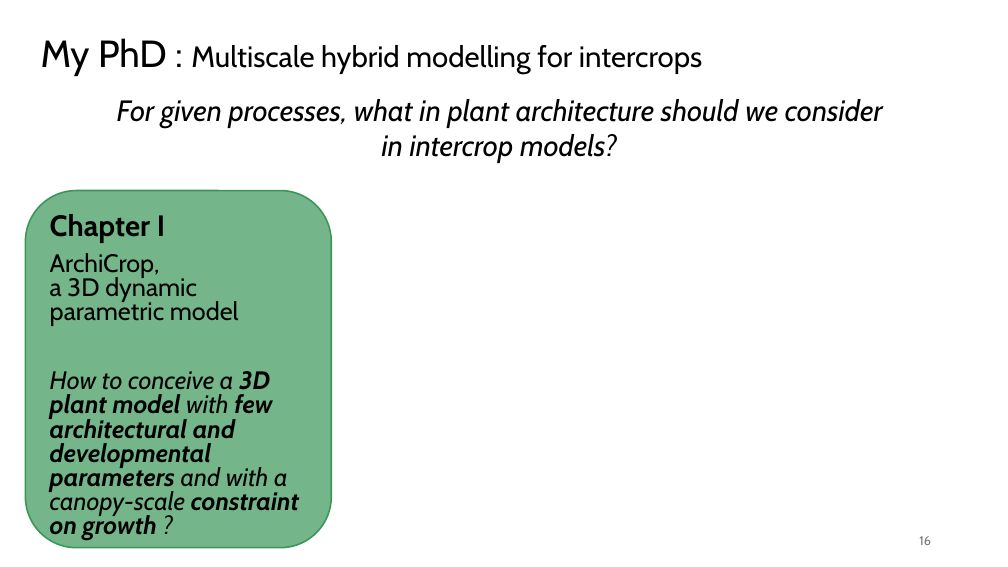
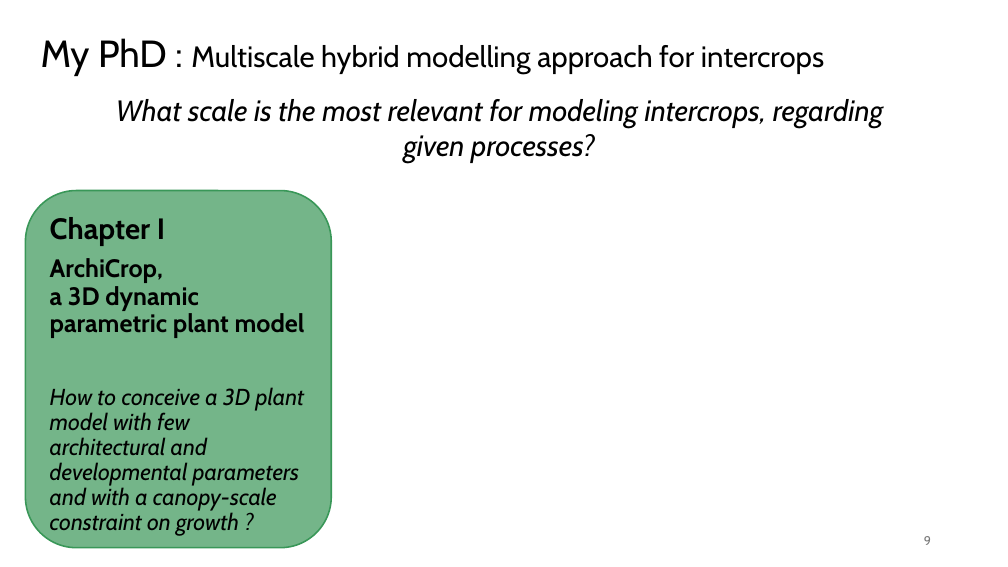
Before and after one commit to orianebro/PhD_Oriane, a slide deck: slide 9 of resources/ppt_reu_PhenoMEn_19_11_2024.pptx (slide 16 before the commit). Drawn at 1008x567 pixels with LibreOffice and Linux fonts; fonts in the diff are those of the drawing. Boxes give left, top, right and bottom in pixels: in the first picture for what was removed or moved away, otherwise in the second. Text is boxed around its words. In the diff, an @@ line names an element or a change of style, - is before the commit and + after.

```diff
--- a/resources/ppt_reu_PhenoMEn_19_11_2024.pptx
+++ b/resources/ppt_reu_PhenoMEn_19_11_2024.pptx
@@ title at <box>41,38,824,76</box>: text changed @@
-My PhD : Multiscale hybrid modelling for intercrops
+My PhD : Multiscale hybrid modelling approach for intercrops
@@ text at <box>116,99,884,163</box>: text changed @@
-For given processes, what in plant architecture should we consider in intercrop models?
+What scale is the most relevant for modeling intercrops, regarding given processes?
@@ text at <box>50,217,304,536</box>: size 24 to 22 pt in "How to conceive a 3D plant model ..."; bold off in "3D plant model few architectural and developmental ..."; line spacing 0.8 to 0.9 @@
@@ text at <box>50,258,305,338</box>: text changed; bold on @@
-ArchiCrop,
-a 3D dynamic parametric model
+ArchiCrop,
+a 3D dynamic parametric plant model
@@ page number at <box>924,536,931,545</box>: text changed @@
-16
+9
```
Also in this commit, not shown: 19 other slides changed, 1 slide added, 12 slides removed, 8 other files.
